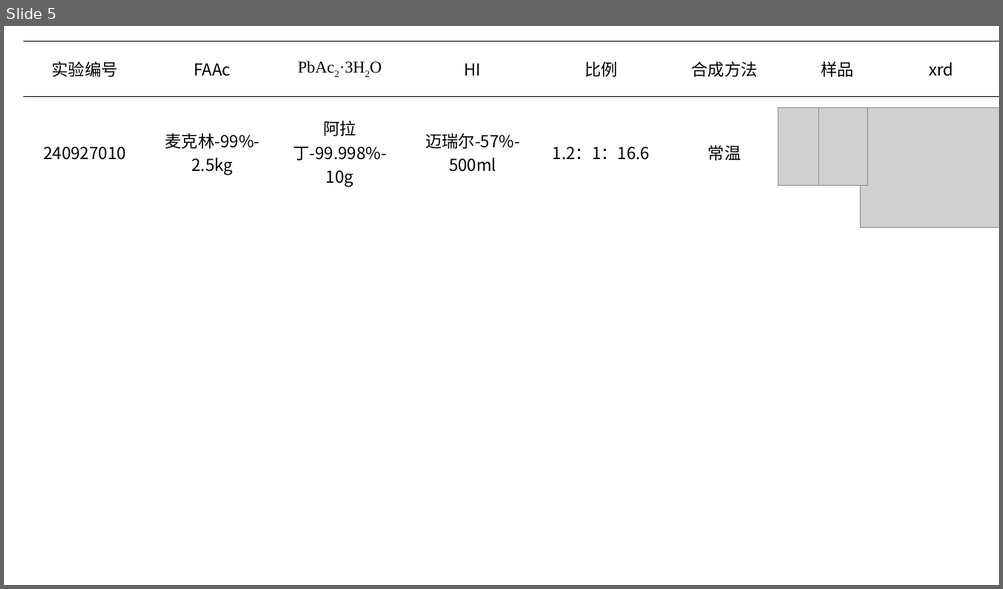
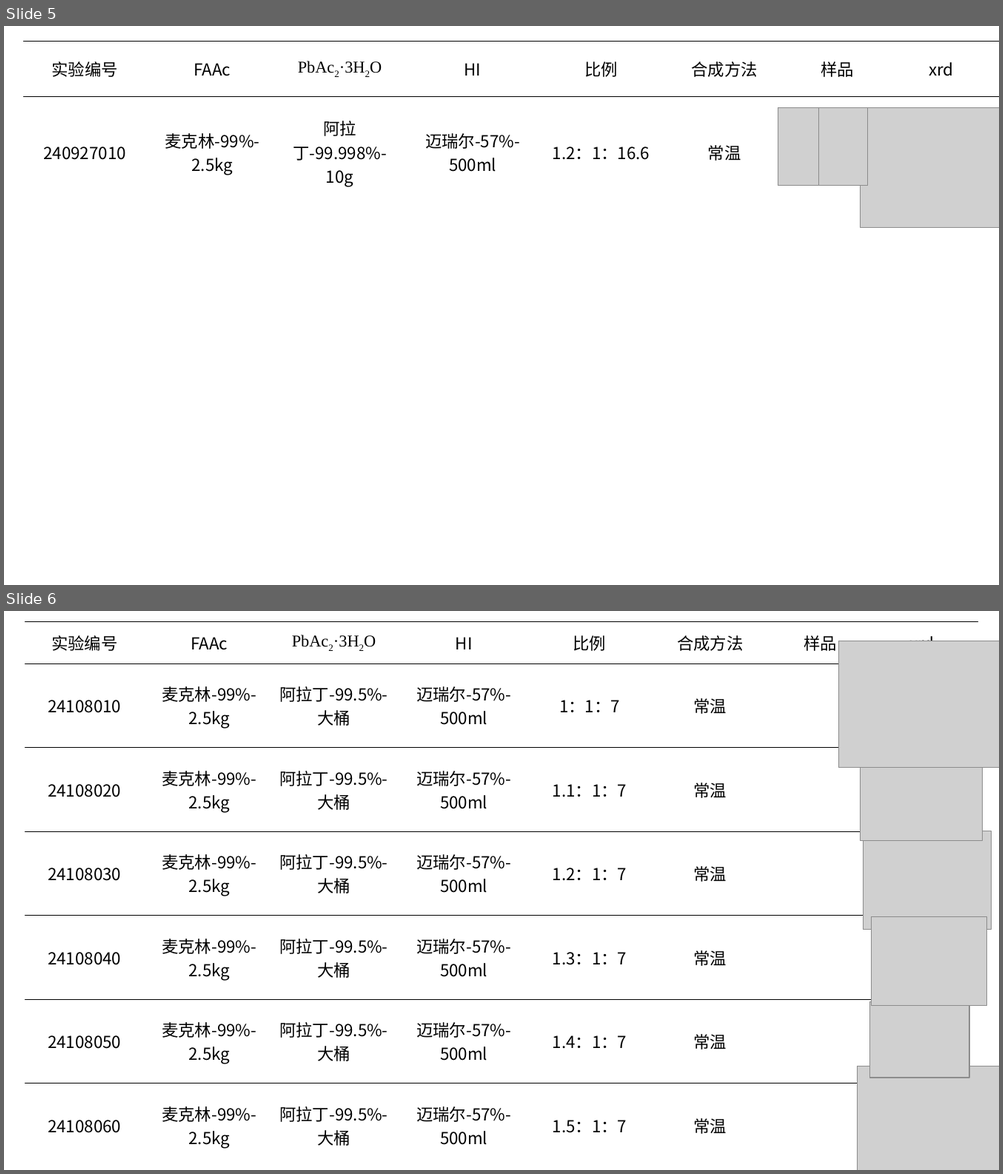
Before and after one commit to AlfredBowen/FAPbI3, a slide deck: FAPbI3合成汇总.pptx. Shown one above the other, each under a label of ours: slide 5 before the commit, slides 5 and 6 after it. The pictures are 1003x589 and 1003x1174 pixels, drawn with LibreOffice and Linux fonts; fonts in the diff are those of the drawing; grey boxes stand for pictures. Boxes give left, top, right and bottom in pixels: in the first picture for what was removed or moved away, otherwise in the second. Text is boxed around its words. In the diff, an @@ line names an element or a change of style, - is before the commit and + after.

Commit message:
20241012

```diff
--- a/FAPbI3合成汇总.pptx
+++ b/FAPbI3合成汇总.pptx
@@ slide 6 added at box(4, 611, 999, 1170), background #FFFFFF @@
@@ table added at box(24, 622, 979, 1168), 7 rows, 8 columns @@
+实验编号 | FAAc | PbAc2·3H2O | HI | 比例 | 合成方法 | 样品 | xrd
+24108010 | 麦克林-99%-2.5kg | 阿拉丁-99.5%-大桶 | 迈瑞尔-57%-500ml | 1：1：7 | 常温 |  | 
+24108020 | 麦克林-99%-2.5kg | 阿拉丁-99.5%-大桶 | 迈瑞尔-57%-500ml | 1.1：1：7 | 常温 |  | 
+24108030 | 麦克林-99%-2.5kg | 阿拉丁-99.5%-大桶 | 迈瑞尔-57%-500ml | 1.2：1：7 | 常温 |  | 
+24108040 | 麦克林-99%-2.5kg | 阿拉丁-99.5%-大桶 | 迈瑞尔-57%-500ml | 1.3：1：7 | 常温 |  | 
+24108050 | 麦克林-99%-2.5kg | 阿拉丁-99.5%-大桶 | 迈瑞尔-57%-500ml | 1.4：1：7 | 常温 |  | 
+24108060 | 麦克林-99%-2.5kg | 阿拉丁-99.5%-大桶 | 迈瑞尔-57%-500ml | 1.5：1：7 | 常温 |  | 
@@ picture added at box(839, 641, 999, 767) @@
@@ picture added at box(859, 747, 982, 841) @@
@@ picture added at box(862, 831, 991, 930) @@
@@ picture added at box(871, 917, 987, 1005) @@
@@ picture added at box(871, 1002, 970, 1078) @@
@@ picture added at box(856, 1067, 999, 1170) @@
```
Also in this commit, not shown: 1 other slide added.
